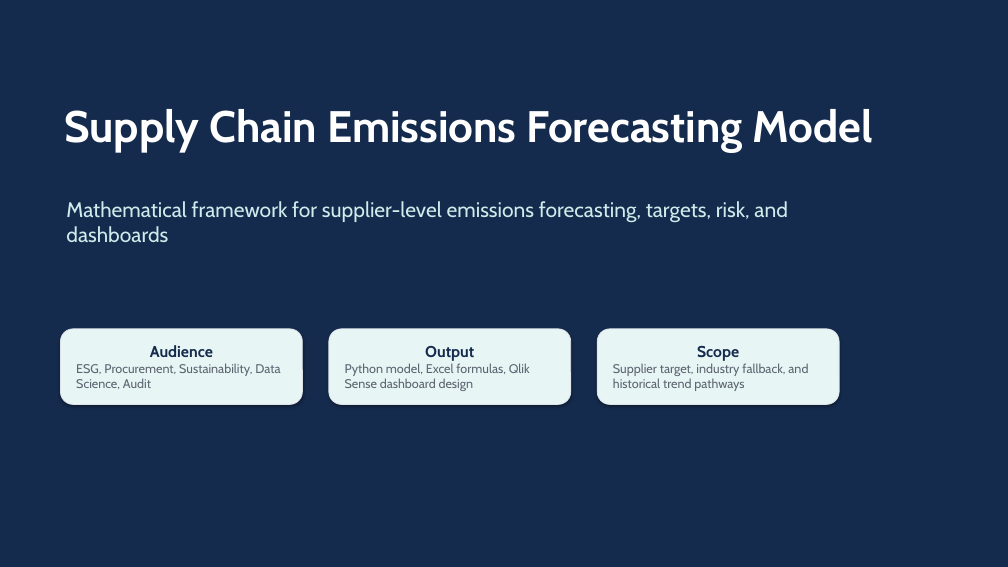
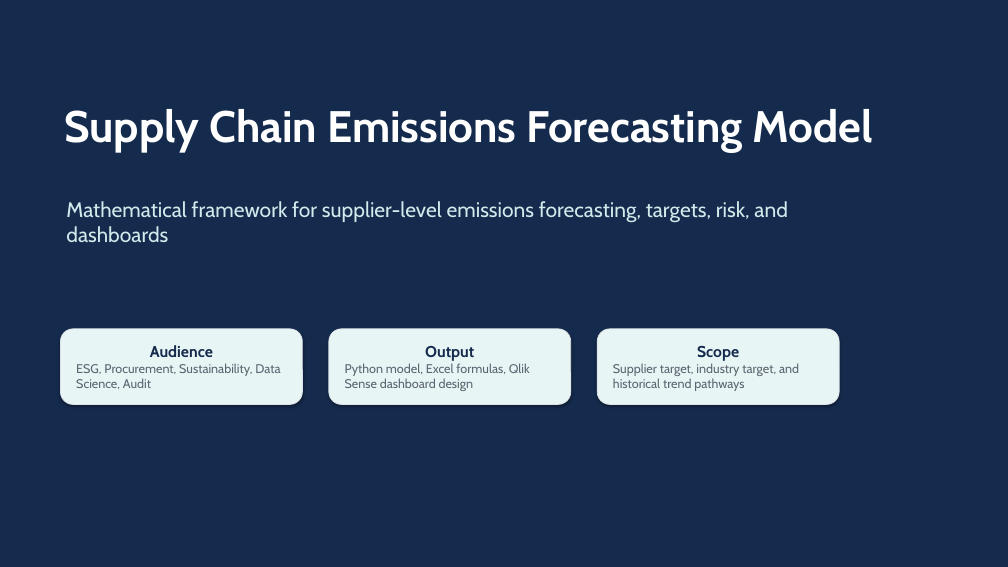
Before and after one commit to rojaraod/FORECAST, a slide deck: slide 1 of docs/supply_chain_emissions_forecasting_20_slide_deck.pptx. Drawn at 1008x567 pixels with LibreOffice and Linux fonts; fonts in the diff are those of the drawing. Boxes give left, top, right and bottom in pixels: in the first picture for what was removed or moved away, otherwise in the second. Text is boxed around its words. In the diff, an @@ line names an element or a change of style, - is before the commit and + after.

```diff
--- a/docs/supply_chain_emissions_forecasting_20_slide_deck.pptx
+++ b/docs/supply_chain_emissions_forecasting_20_slide_deck.pptx
@@ text in rounded rectangle at (613, 363, 799, 391): text changed @@
-Supplier target, industry fallback, and historical trend pathways
+Supplier target, industry target, and historical trend pathways
```
Also in this commit, not shown: 13 other slides changed, 10 other files.
